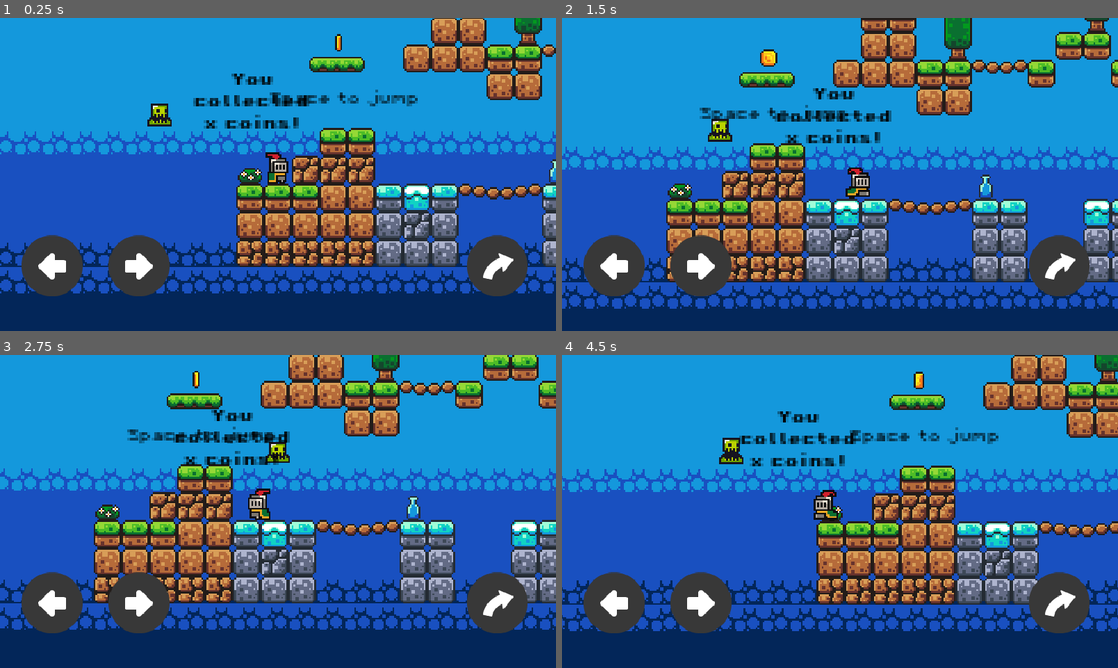
Above: before the commit, frames 1-4 (two rows, left to right).
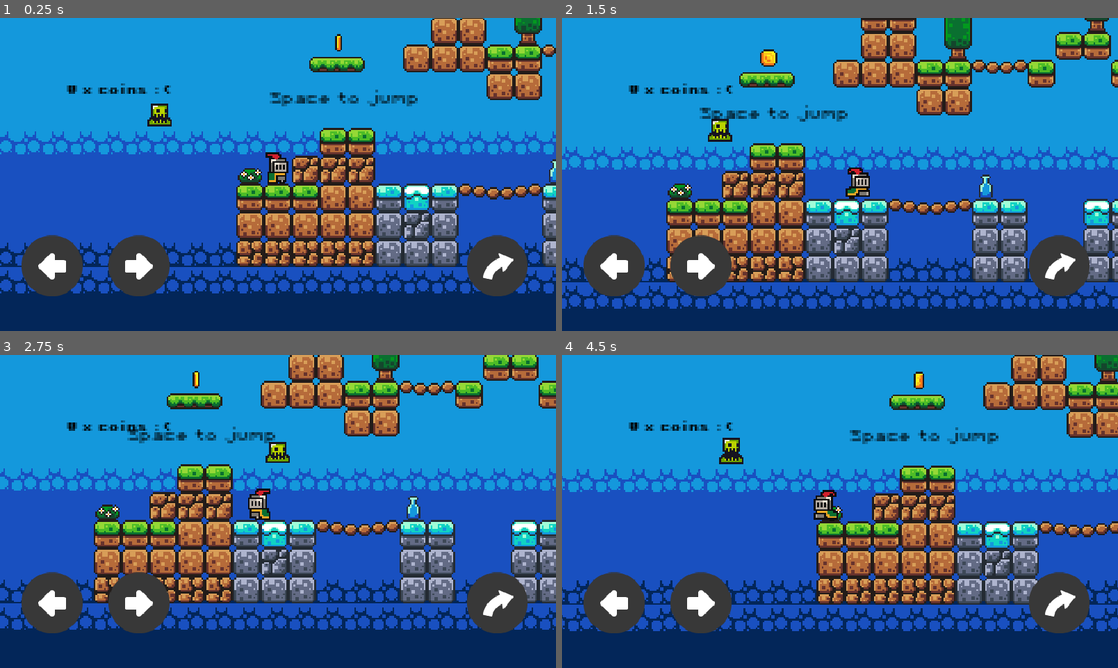
Above: after the commit, the same moments.

Repository: mribbons/BrackeysPrincess
Game: Godot game, scene res://scenes/game.tscn
Same seed, same stepped clock (60 frames per second), same inputs: the game is played once before the commit and once after it.
Inputs:
- Up to frame 1 (0.25 s): no input
- Up to frame 2 (1.5 s): hold D (move_right) from 0.53 s (still down); tap Space (jump) at 0.77 s
- Up to frame 3 (2.75 s): tap Space (jump) at 1.52 s; release D (move_right) at 2.03 s; hold A (move_left) from 2.03 s (still down)
- Up to frame 4 (4.5 s): release A (move_left) at 2.78 s; hold D (move_right) 2.78-4.28 s; tap Space (jump) at 3.02, 3.77 s; hold A (move_left) from 4.28 s (still down)

The runs differ from the first frame. In frame 1, 1.2% of the frame differs, in the area x 12-56%, y 17-36%; in frame 2, 1.2%; in frame 3, 1.2%; in frame 4, 1.2%, in the area x 12-53%, y 18-36%.

Commit message:
fix scoreboard not stuck to top left

Diff:
--- a/scenes/game.tscn
+++ b/scenes/game.tscn
@@ -315,19 +315,6 @@
 z_index = 5
 position = Vector2(255, -43)
 
-[node name="ScoreLabel" type="Label" parent="Player"]
-unique_name_in_owner = true
-offset_left = -49.0
-offset_top = -53.0
-offset_right = 19.0
-offset_bottom = -23.0
-theme_override_colors/font_color = Color(0, 0, 0, 1)
-theme_override_fonts/font = ExtResource("2_bya0o")
-theme_override_font_sizes/font_size = 8
-text = "You collected x coins!"
-horizontal_alignment = 1
-autowrap_mode = 2
-
 [node name="Camera2D" type="Camera2D" parent="Player"]
 position = Vector2(0, 7)
 zoom = Vector2(4, 4)
@@ -338,3 +325,27 @@
 position_smoothing_enabled = true
 
 [node name="TouchControls" parent="Player" instance=ExtResource("10_r35l5")]
+
+[node name="CanvasLayer" type="CanvasLayer" parent="Player"]
+scale = Vector2(3, 3)
+transform = Transform2D(3, 0, 0, 3, 0, 0)
+
+[node name="Control" type="Control" parent="Player/CanvasLayer"]
+layout_mode = 3
+anchors_preset = 0
+offset_left = 50.0
+offset_top = 50.0
+offset_right = 50.0
+offset_bottom = 50.0
+
+[node name="ScoreLabel" type="Label" parent="Player/CanvasLayer/Control"]
+unique_name_in_owner = true
+layout_mode = 1
+offset_right = 83.0
+offset_bottom = 30.0
+theme_override_colors/font_color = Color(0, 0, 0, 1)
+theme_override_fonts/font = ExtResource("2_bya0o")
+theme_override_font_sizes/font_size = 8
+text = "0 x coins :("
+horizontal_alignment = 1
+autowrap_mode = 2
--- a/scripts/game_manager.gd
+++ b/scripts/game_manager.gd
@@ -6,4 +6,4 @@
 func add_point():
 	score += 1
 	print("score: ", score)
-	score_label.text = "You collected " + str(score) + " coins."
+	score_label.text = str(score) + " x coins :D"
